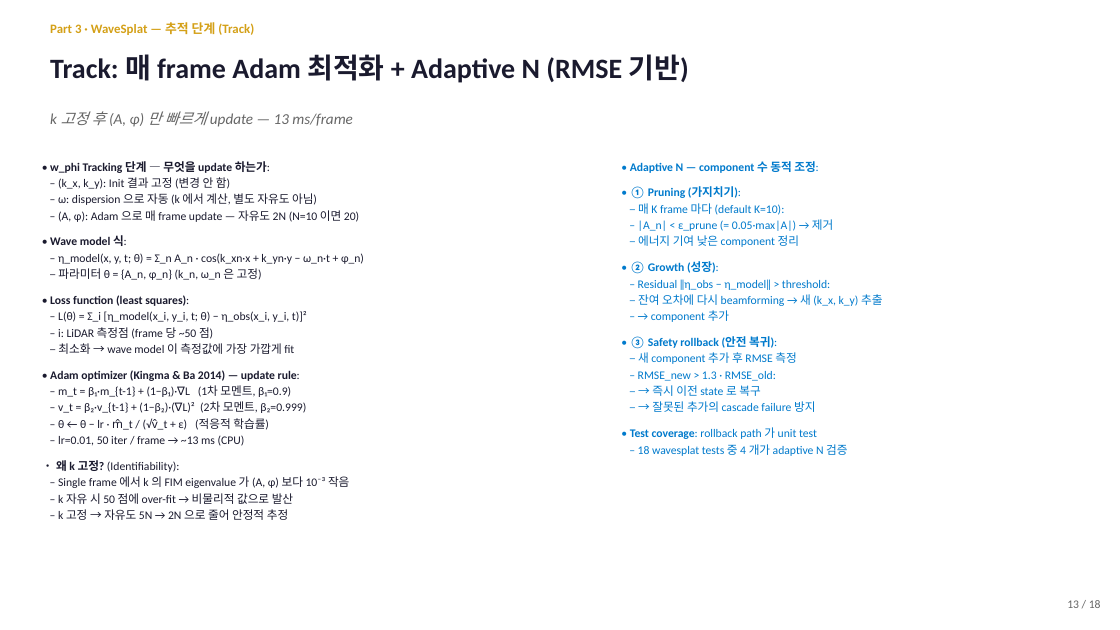
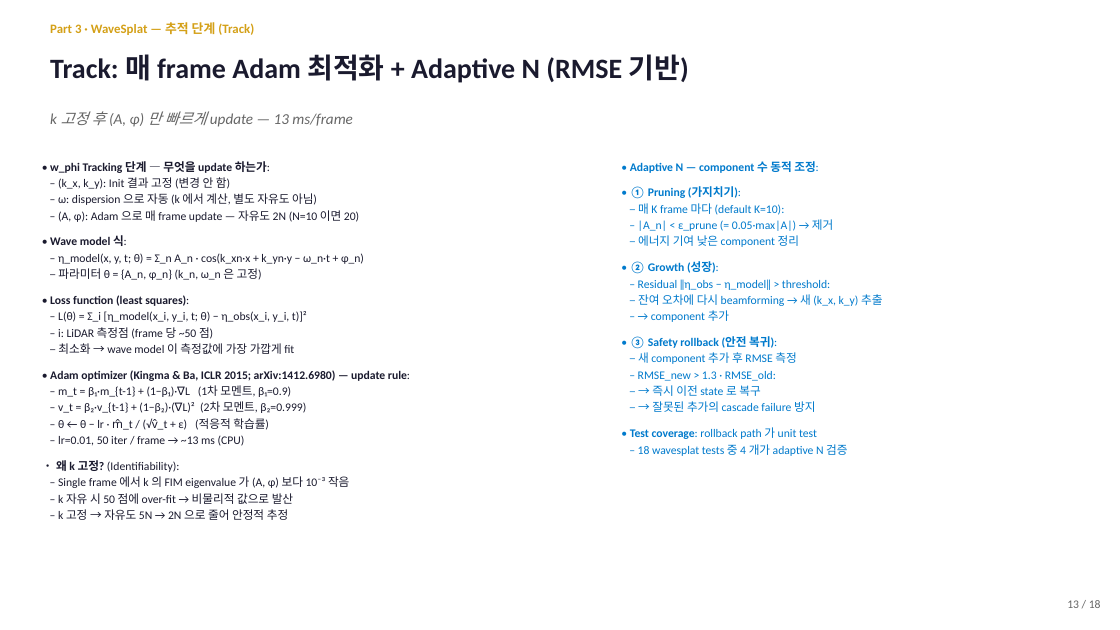
Before and after one commit to SAEYONGPARK94/wavesplat, a slide deck: slide 14 of wavesplat/docs/labmeeting_2026_05_13.pptx. Drawn at 1120x630 pixels with LibreOffice and Linux fonts; fonts in the diff are those of the drawing. Boxes give left, top, right and bottom in pixels: in the first picture for what was removed or moved away, otherwise in the second. Text is boxed around its words. In the diff, an @@ line names an element or a change of style, - is before the commit and + after.

```diff
--- a/wavesplat/docs/labmeeting_2026_05_13.pptx
+++ b/wavesplat/docs/labmeeting_2026_05_13.pptx
@@ text at [50,370,410,381]: text changed @@
-• Adam optimizer (Kingma & Ba 2014) — update rule:
+• Adam optimizer (Kingma & Ba, ICLR 2015; arXiv:1412.6980) — update rule:
```
Also in this commit, not shown: 5 other slides changed, 2 other files.
